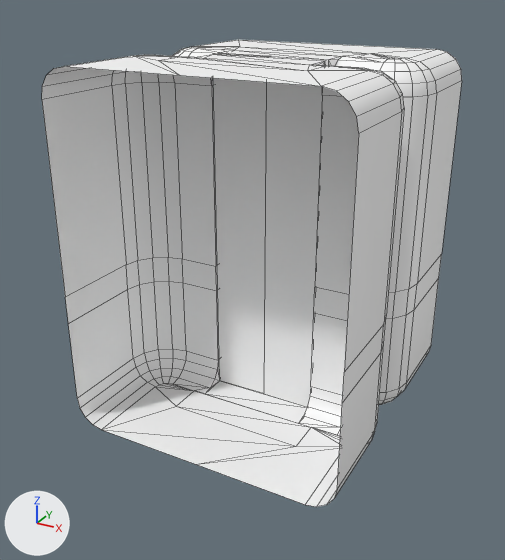
A saved change to the FBX model Assets/Meshes/Door.fbx.
One viewpoint serves both versions: a 50 mm lens placed at (0.0215, -0.0412, 0.0299), pointed at (-0.0004, -0.0015, 0.01). Lighting does not change. The marker at lower left points along +X, +Y and +Z. Mesh edges are drawn as thin lines. Where no turn or scale is listed for an object, it has been applied to the vertices. Vertices at the same position are counted once.

Objects in the first picture: 'Left', 'Mesh', 'Right'.
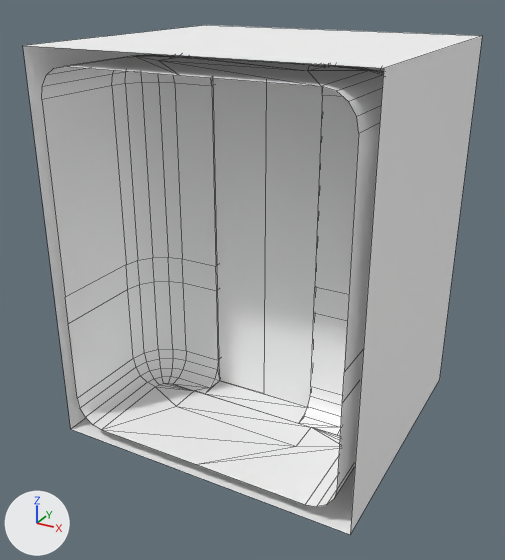
What the commit changed:
me_mesh is used by ob_mesh; location (0.0, 0.0, 0.0).
me_mesh had 362 vertices, 410 faces and spanned x -0.01..0.01, y -0.01..0.01, z 0.0..0.025.
me_mesh now has 370 vertices, 414 faces and spans x -0.011..0.011, y -0.01..0.01, z -0.001..0.026.
Part 1, on me_mesh:
8 faces are deleted.
8 vertices are added at x -0.011..0.011, y -0.01..0.01, z -0.001..0.026.
12 new faces join them.

Pixel boxes (x1, y1, x2, y2) of what changed, in the pictures (505 x 560 px; the box of a moved part takes in the faces that stretch with it):
'Mesh', reshaped (9% wider, 9% taller): before (42, 40, 462, 507); after (23, 25, 482, 534)
part 1 of me_mesh, moved or reshaped: before (192, 48, 382, 63); after (23, 25, 482, 534)
